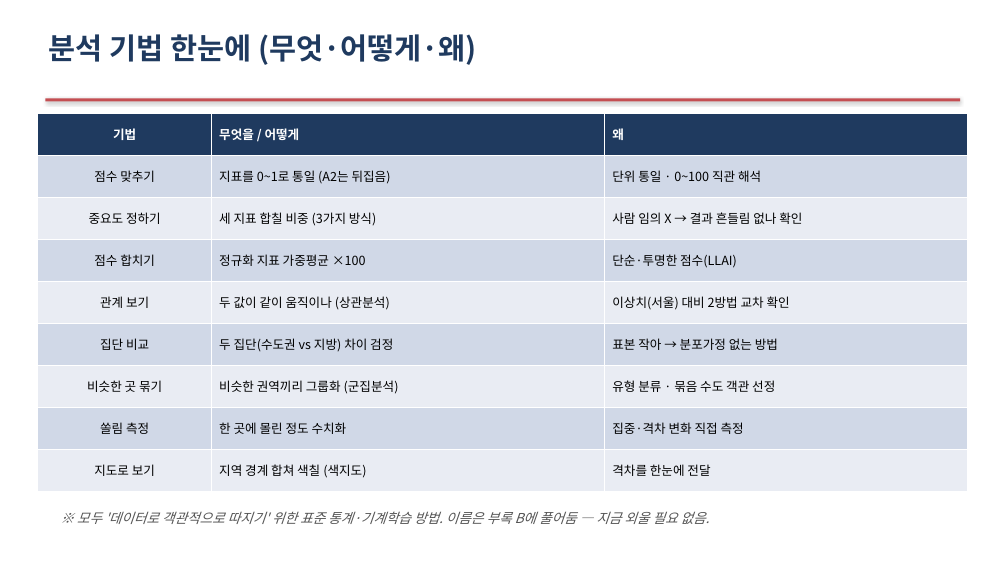
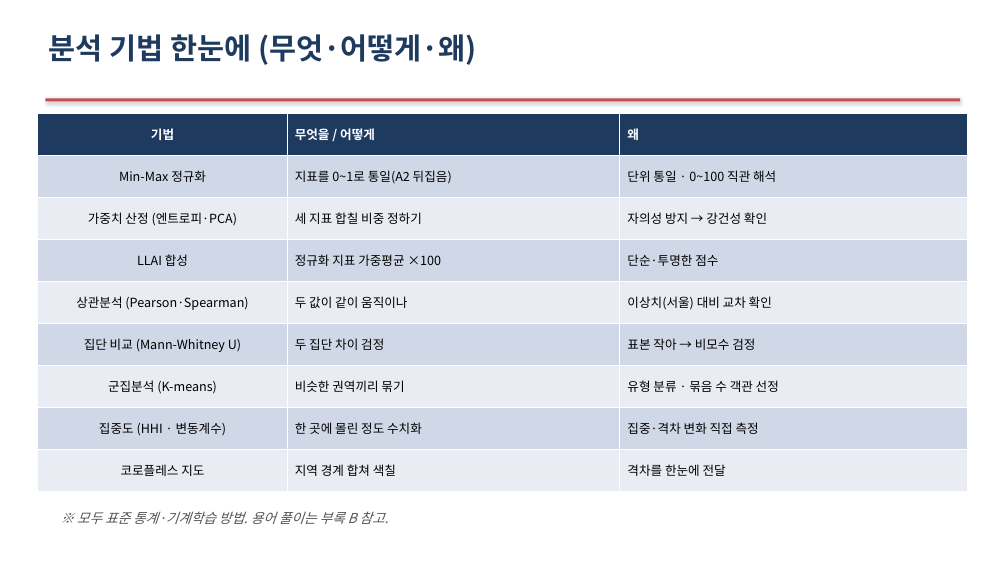
Before and after one commit to Allenkeem/llai-project, a slide deck: slide 10 of reports/발표자료.pptx. Drawn at 1008x567 pixels with LibreOffice and Linux fonts; fonts in the diff are those of the drawing. Boxes give left, top, right and bottom in pixels: in the first picture for what was removed or moved away, otherwise in the second. Text is boxed around its words. In the diff, an @@ line names an element or a change of style, - is before the commit and + after.

```diff
--- a/reports/발표자료.pptx
+++ b/reports/발표자료.pptx
@@ table at (38,113,968,492) @@
-row 2, column 1: 점수 맞추기
+row 2, column 1: Min-Max 정규화
-row 2, column 2: 지표를 0~1로 통일 (A2는 뒤집음)
+row 2, column 2: 지표를 0~1로 통일(A2 뒤집음)
-row 3: 중요도 정하기 | 세 지표 합칠 비중 (3가지 방식) | 사람 임의 X → 결과 흔들림 없나 확인
+row 3: 가중치 산정 (엔트로피·PCA) | 세 지표 합칠 비중 정하기 | 자의성 방지 → 강건성 확인
-row 4, column 1: 점수 합치기
+row 4, column 1: LLAI 합성
-row 4, column 3: 단순·투명한 점수(LLAI)
+row 4, column 3: 단순·투명한 점수
-row 5: 관계 보기 | 두 값이 같이 움직이나 (상관분석) | 이상치(서울) 대비 2방법 교차 확인
+row 5: 상관분석 (Pearson·Spearman) | 두 값이 같이 움직이나 | 이상치(서울) 대비 교차 확인
-row 6: 집단 비교 | 두 집단(수도권 vs 지방) 차이 검정 | 표본 작아 → 분포가정 없는 방법
+row 6: 집단 비교 (Mann-Whitney U) | 두 집단 차이 검정 | 표본 작아 → 비모수 검정
-row 7: 비슷한 곳 묶기 | 비슷한 권역끼리 그룹화 (군집분석) | 유형 분류 · 묶음 수도 객관 선정
+row 7: 군집분석 (K-means) | 비슷한 권역끼리 묶기 | 유형 분류 · 묶음 수 객관 선정
-row 8, column 1: 쏠림 측정
+row 8, column 1: 집중도 (HHI · 변동계수)
-row 9, column 1: 지도로 보기
+row 9, column 1: 코로플레스 지도
-row 9, column 2: 지역 경계 합쳐 색칠 (색지도)
+row 9, column 2: 지역 경계 합쳐 색칠
@@ text at (77,511,389,524): text changed @@
-※ 모두 '데이터로 객관적으로 따지기' 위한 표준 통계·기계학습 방법. 이름은 부록 B에 풀어둠 — 지금 외울 필요 없음.
+※ 모두 표준 통계·기계학습 방법. 용어 풀이는 부록 B 참고.
```
Also in this commit, not shown: 4 other slides changed, 1 slide added, 1 other file.
